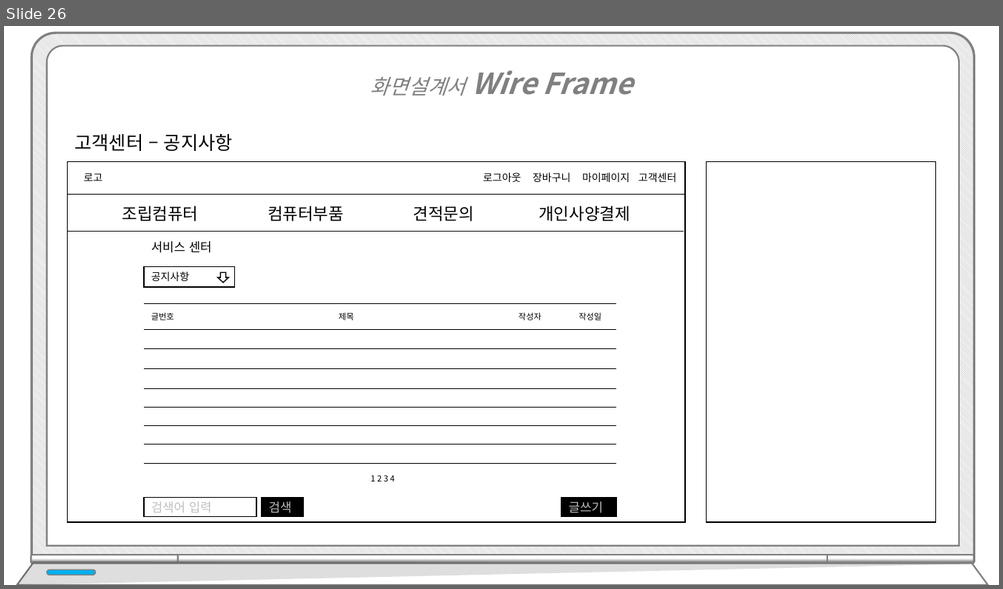
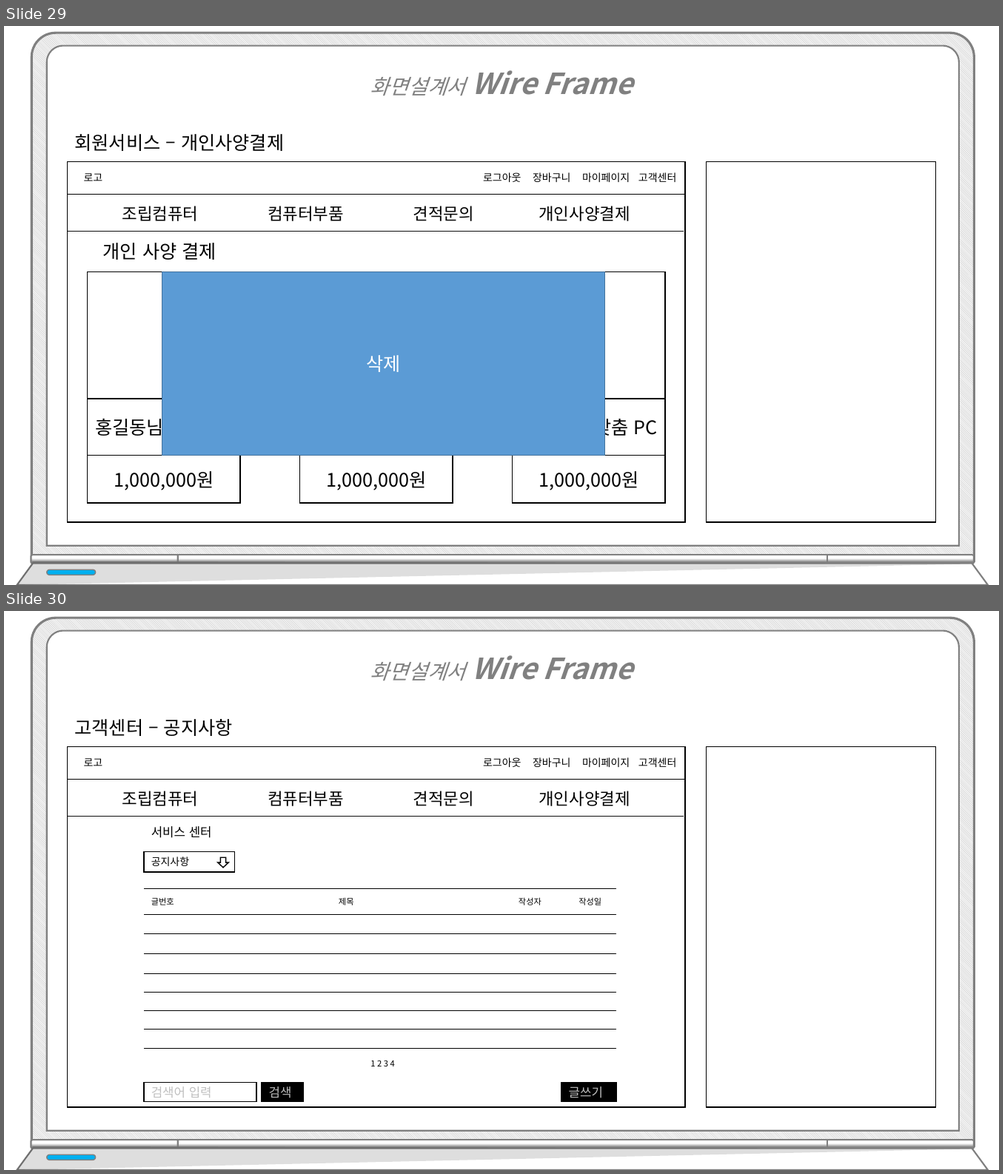
Before and after one commit to hhsw07/ezen-academy-projects, a slide deck: WebContent/발표/프로젝트5.pptx. Shown one above the other, each under a label of ours: slide 26 before the commit, slides 29 and 30 after it. The pictures are 1003x589 and 1003x1174 pixels, drawn with LibreOffice and Linux fonts; fonts in the diff are those of the drawing. Boxes give left, top, right and bottom in pixels: in the first picture for what was removed or moved away, otherwise in the second. Text is boxed around its words. In the diff, an @@ line names an element or a change of style, - is before the commit and + after.

```diff
--- a/WebContent/발표/프로젝트5.pptx
+++ b/WebContent/발표/프로젝트5.pptx
@@ slide 29 added at box(4, 26, 999, 585), background #FFFFFF @@
@@ text added at box(370, 70, 633, 96), 28 pt, text #808080, bold, italic @@
+화면설계서 Wire Frame
@@ text added at box(75, 134, 284, 151), 18 pt, text #000000 @@
+회원서비스 – 개인사양결제
@@ rectangle added at box(68, 162, 686, 523), fill #FFFFFF, outline #000000 1 pt @@
@@ rectangle added at box(68, 162, 686, 195), fill #FFFFFF, outline #000000 1 pt @@
@@ text added at box(84, 173, 103, 181), 10 pt, text #000000 @@
+로고
@@ text added at box(483, 173, 676, 182), 10 pt, text #000000 @@
+로그아웃 장바구니 마이페이지 고객센터
@@ rectangle added at box(706, 162, 936, 523), fill #FFFFFF, outline #000000 1 pt @@
@@ text added at box(122, 206, 629, 221), 16 pt, text #000000 @@
+조립컴퓨터 컴퓨터부품 견적문의 개인사양결제
@@ line added from (68, 231) to (684, 231), #0D0D0D 0.5 pt @@
@@ text added at box(103, 243, 216, 260), 18 pt, text #000000 @@
+개인 사양 결제
@@ rectangle added at box(88, 272, 241, 399), fill #FFFFFF, outline #000000 1 pt @@
@@ rectangle added at box(162, 272, 605, 456), fill #5B9BD5, outline #43739E 1 pt, 18 pt, text #FFFFFF @@
+삭제
@@ rectangle added at box(300, 272, 453, 503), fill #FFFFFF, outline #000000 1 pt @@
@@ rectangle added at box(513, 272, 666, 503), fill #FFFFFF, outline #000000 1 pt @@
@@ rectangle added at box(88, 399, 241, 456), fill #FFFFFF, outline #000000 1 pt, 18 pt, text #000000 @@
+홍길동님 맞춤 PC
@@ rectangle added at box(300, 399, 453, 456), fill #FFFFFF, outline #000000 1 pt @@
@@ rectangle added at box(512, 399, 665, 456), fill #FFFFFF, outline #000000 1 pt, 18 pt, text #000000 @@
+김길동님 맞춤 PC
@@ rectangle added at box(88, 456, 241, 503), fill #FFFFFF, outline #000000 1 pt, 18 pt, text #000000 @@
+1,000,000원
@@ rectangle added at box(300, 456, 453, 503), fill #FFFFFF, outline #000000 1 pt, 18 pt, text #000000 @@
+1,000,000원
@@ rectangle added at box(512, 456, 665, 503), fill #FFFFFF, outline #000000 1 pt, 18 pt, text #000000 @@
+1,000,000원
@@ group added at box(17, 33, 987, 585): 5 round same rects, 2 freeform shapes, 1 rounded rectangle @@
@@ what was slide 26 is now slide 30 @@
```
Also in this commit, not shown: 7 other slides added, 3 other files.
